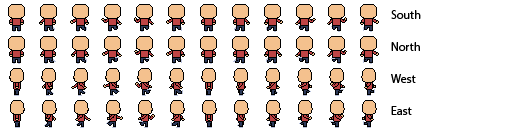
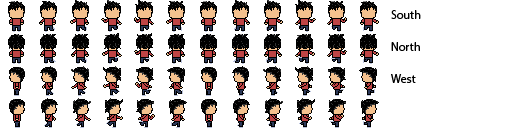
Before/after of a 512 × 128 layered artwork. What changed in the layer stack:
removed layer "Layer 2" over box(8, 4, 379, 114)
removed layer "Layer 3" over box(10, 33, 376, 114)
added layer "Layer 9" above "Layer 8" over box(201, 66, 379, 114)
added layer "Layer 8" above "bodies" over box(8, 0, 377, 114)
added layer "bodies" above "East" over box(8, 4, 379, 114)
hid "East" over box(391, 106, 412, 115)
